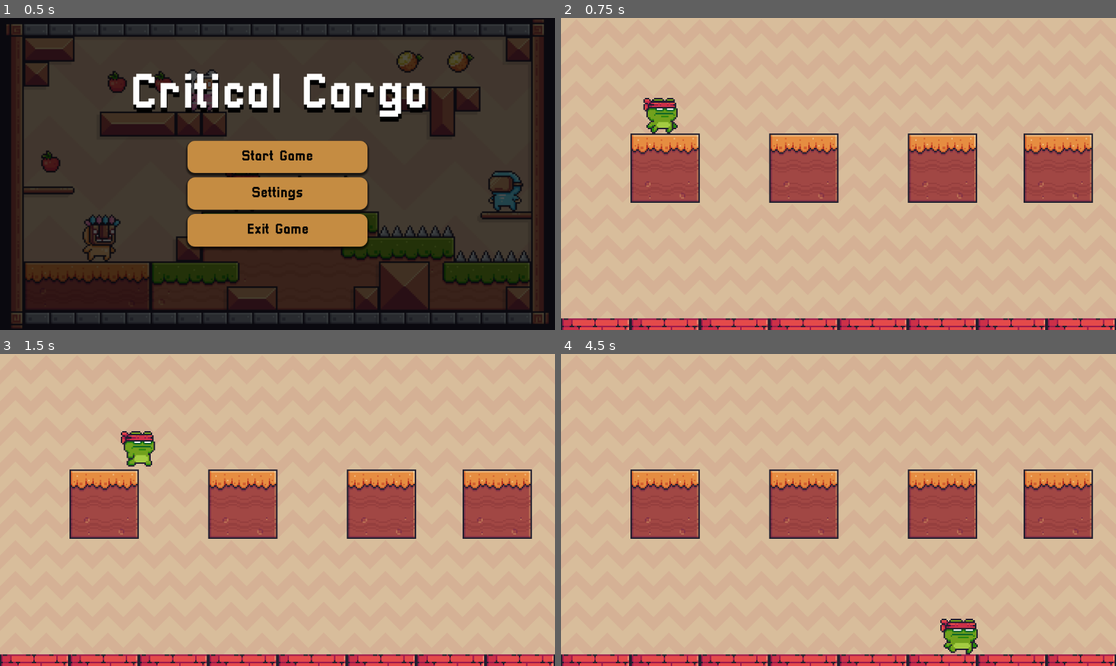
Above: before the commit, frames 1-4 (two rows, left to right).
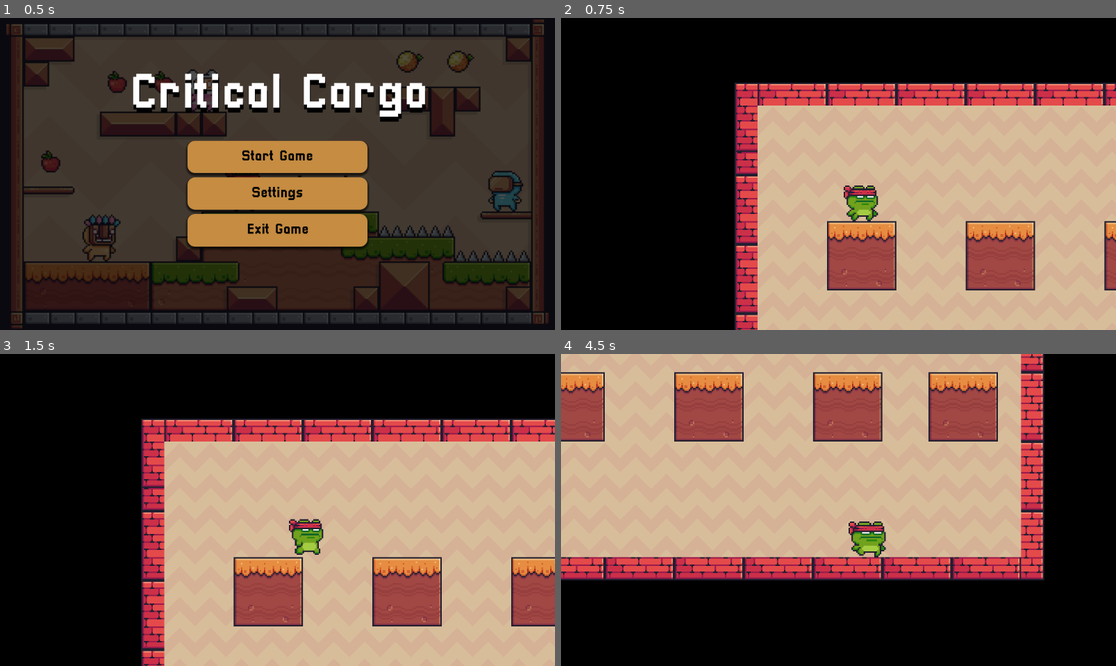
Above: after the commit, the same moments.

Repository: Orangeangelo/Year12GameCriticalCargo
Game: Godot game, scene res://Scenes/Main_Menu.tscn
The game is run twice, just before and just after one commit, with the same random seed, the same clock (stepped at 60 frames per second) and the same inputs.
Inputs:
- Up to frame 1 (0.5 s): no input
- Up to frame 2 (0.75 s): click "Start Game" at 0.5 s
- Up to frame 3 (1.5 s): hold Right (right) from 1.28 s (still down)
- Up to frame 4 (4.5 s): tap Up (jump) at 1.52, 2.27, 3.77 s; release Right (right) at 2.78 s; hold Left (left) 2.78-3.53 s; hold Right (right) from 3.53 s (still down)

Frame 1 is identical in both runs. In frame 2, 71% of the frame differs, in the area x 0-100%, y 0-100%; in frame 3, 68%; in frame 4, 65%.

Commit message:
Camera
Just added a camera and made turned on position smoothing putting it to 7

Diff:
--- a/Scenes/Level.tscn
+++ b/Scenes/Level.tscn
@@ -316,4 +316,9 @@
 tile_set = SubResource("TileSet_xylue")
 
 [node name="CharacterBody2D" parent="." instance=ExtResource("3_8rbpu")]
-position = Vector2(156, 145)
+position = Vector2(164, 146)
+
+[node name="Camera2D" type="Camera2D" parent="CharacterBody2D"]
+position = Vector2(4, -5)
+position_smoothing_enabled = true
+position_smoothing_speed = 20.0
--- a/project.godot
+++ b/project.godot
@@ -39,3 +39,7 @@
 [physics]
 
 2d/default_gravity=2500.0
+
+[rendering]
+
+environment/defaults/default_clear_color=Color(0, 0, 0, 1)
